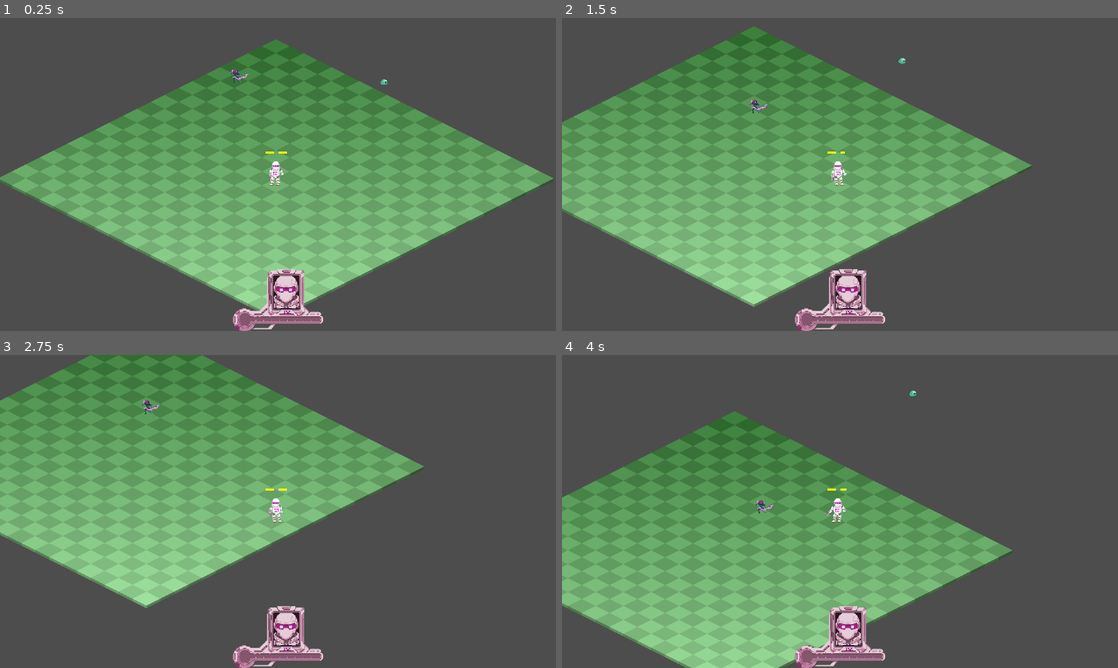
Above: before the commit, frames 1-4 (two rows, left to right).
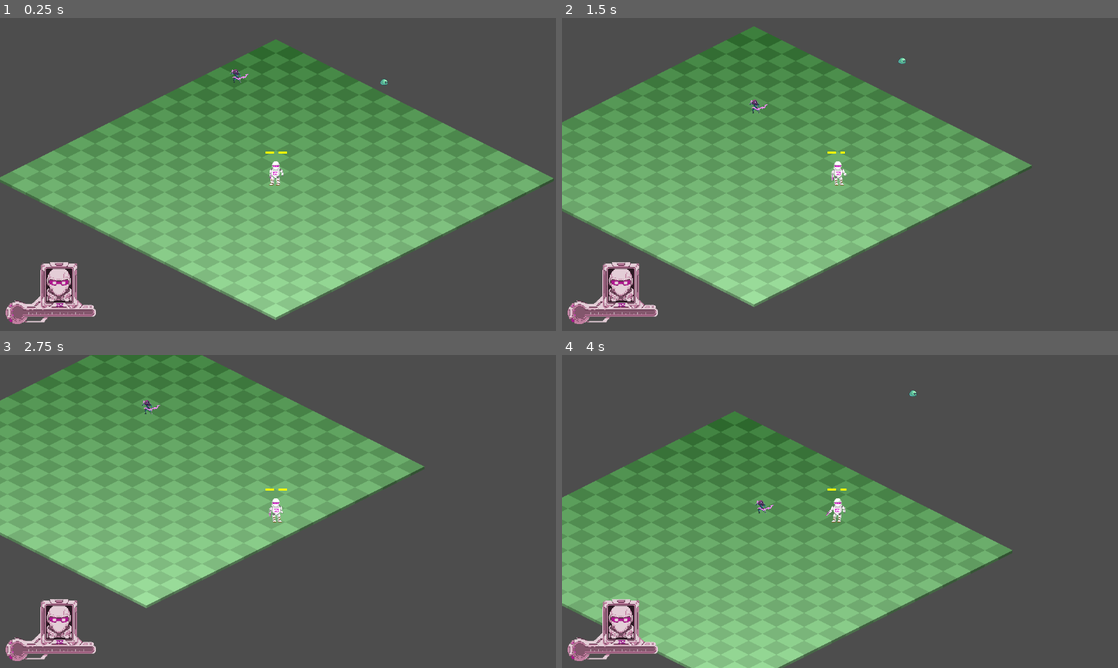
Above: after the commit, the same moments.

Repository: NoeRoberties/Odomat
Game: Godot game, scene res://Scenes/Maps/World.tscn
The game is run twice, just before and just after one commit, with the same random seed, the same clock (stepped at 60 frames per second) and the same inputs.
Inputs (mouse positions are in pixels of both pictures, inside the frame that each line leads up to):
- Up to frame 1 (0.25 s): no input
- Up to frame 2 (1.5 s): tap Enter at 0.5 s; move the mouse to (962, 158) at 0.52 s; hold D (move_right) 0.53-1.28 s; hold Shift (dash) 0.53-1.28 s; move the mouse to (728, 190) at 1.27 s; hold S (move_down) from 1.28 s (still down); tap Space (interact_npc) at 1.35 s
- Up to frame 3 (2.75 s): move the mouse to (333, 442) at 2.02 s; release S (move_down) at 2.03 s; press the mouse at (333, 442) at 2.03 s; hold D (move_right) from 2.03 s (still down)
- Up to frame 4 (4 s): move the mouse to (812, 574) at 2.77 s; release D (move_right) at 2.78 s; release the mouse at (812, 574) at 2.78 s; hold W (move_up) 2.78-3.53 s; tap Shift (dash) at 2.85 s; move the mouse to (1006, 558) at 3.52 s; hold A (move_left) from 3.53 s (still down); hold Space (interact_npc) from 3.53 s (still down)

The runs differ from the first frame. In frame 1, 3.3% of the frame differs, in the area x 1-59%, y 78-100%; in frame 2, 3.3%; in frame 3, 3.3%; in frame 4, 3.3%.

Commit message:
[UPT] Position of Player HUD

Diff:
--- a/godot-project/odomat/Scenes/Player/Modules/Chips/ChipBasic.tscn
+++ b/godot-project/odomat/Scenes/Player/Modules/Chips/ChipBasic.tscn
@@ -113,4 +113,4 @@
 
 [node name="AnimatedSprite2D" type="AnimatedSprite2D" parent="." unique_id=1475212000]
 sprite_frames = SubResource("SpriteFrames_qafhc")
-animation = &"walk_right"
+animation = &"walk_left"
--- a/godot-project/odomat/Scenes/UI/HUD/MainHud.tscn
+++ b/godot-project/odomat/Scenes/UI/HUD/PlayerTemperature.tscn
@@ -3,9 +3,9 @@
 [ext_resource type="Texture2D" uid="uid://bsnwl7crpb5ee" path="res://Assets/HUD_UI/life_HUD_under.png" id="1_tve1b"]
 [ext_resource type="Texture2D" uid="uid://dr6hhyg7gbvag" path="res://Assets/HUD_UI/life_HUD_over.png" id="2_nawl4"]
 [ext_resource type="Texture2D" uid="uid://blh22ybeeqsju" path="res://Assets/HUD_UI/life_HUD_progress.png" id="3_sca3d"]
-[ext_resource type="Script" uid="uid://dg4uprcocu24y" path="res://Scripts/UI/HUD/main_hud.gd" id="4_mainhud"]
+[ext_resource type="Script" uid="uid://dg4uprcocu24y" path="res://Scripts/UI/HUD/player_temperature.gd" id="4_mainhud"]
 
-[node name="Main_HUD" type="CanvasLayer" unique_id=1565571572]
+[node name="PlayerTemperature" type="CanvasLayer" unique_id=1565571572]
 script = ExtResource("4_mainhud")
 
 [node name="Control" type="Control" parent="." unique_id=1382751512]
--- a/godot-project/odomat/Scripts/Player/Modules/RightArmModule/right_arm_sword.gd
+++ b/godot-project/odomat/Scripts/Player/Modules/RightArmModule/right_arm_sword.gd
@@ -2,6 +2,7 @@
 extends Module
 
 const ATTACK_DAMAGE: int = 1
+const KNOCKBACK_FORCE: float = 200.0
 const ATTACK_COOLDOWN: float = 0.4
 const SWOOSH_RANGE = 50.0
 const SWOOSH_SCENE: PackedScene = preload("res://Scenes/Player/WeaponEffects/SwordSwoosh.tscn")
@@ -46,7 +47,7 @@
 	swoosh.global_position = self.global_position - direction * SWOOSH_RANGE
 	swoosh.rotation = direction.angle()
 	player.get_parent().add_child(swoosh)
-	swoosh.trigger_hit(ATTACK_DAMAGE, player.global_position, 200.0)
+	swoosh.trigger_hit(ATTACK_DAMAGE, player.global_position, KNOCKBACK_FORCE)
 
 func update_animation(move_dir: Vector2) -> void:
 	if _attacking:
--- a/godot-project/odomat/Scripts/Player/WeaponEfffects/sword_swoosh.gd
+++ b/godot-project/odomat/Scripts/Player/WeaponEfffects/sword_swoosh.gd
@@ -1,7 +1,6 @@
 extends Node2D
 
 const FADE_DURATION: float = 0.2
-const KNOCKBACK_FORCE: float = 200.0
 
 var _damage = 0.0
 var _attack_position: Vector2
--- a/godot-project/odomat/Scripts/Player/player.gd
+++ b/godot-project/odomat/Scripts/Player/player.gd
@@ -25,17 +25,17 @@
 var _knockback_velocity := Vector2.ZERO
 var _knockback_timer := 0.0
 const KNOCKBACK_DURATION := 0.18
+var hud_scene: PackedScene = preload("res://Scenes/UI/HUD/PlayerTemperature.tscn")
 
 func _ready() -> void:
 	ModulesInventory.module_equipped.connect(_on_module_equipped)
 	ModulesInventory.module_unequipped.connect(_on_module_unequipped)
 	_refresh_all_modules()
+	var root = get_tree().root
+	var hud = hud_scene.instantiate()
+	root.call_deferred("add_child", hud)
 	# Emit initial health for HUD
-	if has_signal("health_changed"):
-		emit_signal("health_changed", _health, max_health)
-
-	# Auto-instantiate HUD if not present (check root for it)
-	call_deferred("_ensure_hud_visible")
+	emit_signal("health_changed", _health, max_health)
 
 
 func _exit_tree() -> void:
@@ -127,8 +127,7 @@
 	_hit_invulnerability = HIT_INVULNERABILITY_DURATION
 	_health -= damage
 	# Notify listeners (HUD)
-	if has_signal("health_changed"):
-		emit_signal("health_changed", _health, max_health)
+	emit_signal("health_changed", _health, max_health)
 	# _play_damage_blink()
 	if attacker_position != Vector2.ZERO:
 		var dir := (global_position - attacker_position).normalized()
@@ -139,34 +138,6 @@
 		queue_free()
 
 
-func _ensure_hud_visible() -> void:
-	# Check if HUD already exists in the scene tree
-	var root = get_tree().root
-	var hud = root.get_node_or_null("Main_HUD")
-	if hud == null:
-		# Try to find it anywhere in the tree
-		for node in root.get_children():
-			hud = _find_node_by_name(node, "Main_HUD")
-			if hud != null:
-				break
-
-	# If still not found, instantiate it
-	if hud == null:
-		var hud_scene: PackedScene = preload("res://Scenes/UI/HUD/MainHud.tscn")
-		hud = hud_scene.instantiate()
-		root.add_child(hud)
-
-
-func _find_node_by_name(node: Node, name_to_find: String) -> Node:
-	if node.name == name_to_find:
-		return node
-	for child in node.get_children():
-		var found = _find_node_by_name(child, name_to_find)
-		if found != null:
-			return found
-	return null
-
-
 func update_animation(move_dir: Vector2) -> void:
 	for slot in _equipped_modules:
 		if _equipped_modules[slot] != null:
--- a/godot-project/odomat/Scripts/UI/HUD/main_hud.gd
+++ b/godot-project/odomat/Scripts/UI/HUD/player_temperature.gd
@@ -10,14 +10,10 @@
 
 func _ready() -> void:
 	# Position the life bar centered at bottom
-	_bar.anchor_left = 0.5
-	_bar.anchor_right = 0.5
-	_bar.anchor_top = 1.0
+	_bar.anchor_left = 1.0
+	_bar.anchor_right = 0.01
+	_bar.anchor_top = 0.78
 	_bar.anchor_bottom = 1.0
-	_bar.offset_left = -(_bar.get_global_rect().size.x * 1.5 / 2)
-	_bar.offset_right = 0
-	_bar.offset_top = -(_bar.get_global_rect().size.y * 1.5)
-	_bar.offset_bottom = 0
 
 	_bar.scale = Vector2(1.5, 1.5)
 
Renamed: godot-project/odomat/Scripts/UI/HUD/main_hud.gd.uid -> godot-project/odomat/Scripts/UI/HUD/player_temperature.gd.uid
